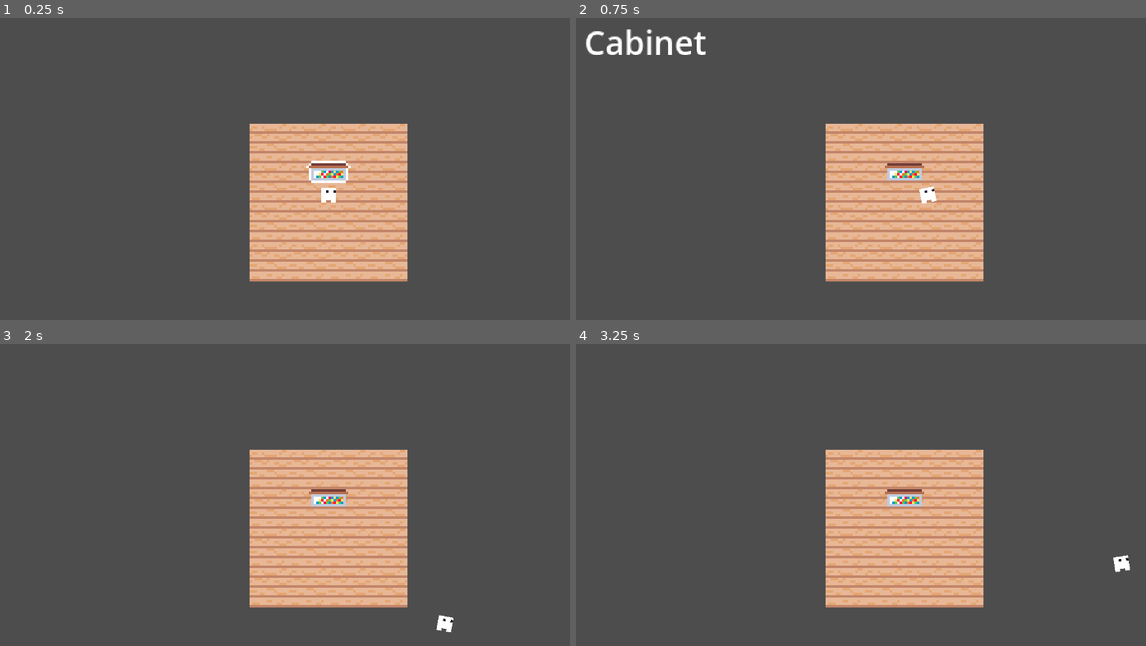
Above: before the commit, frames 1-4 (two rows, left to right).
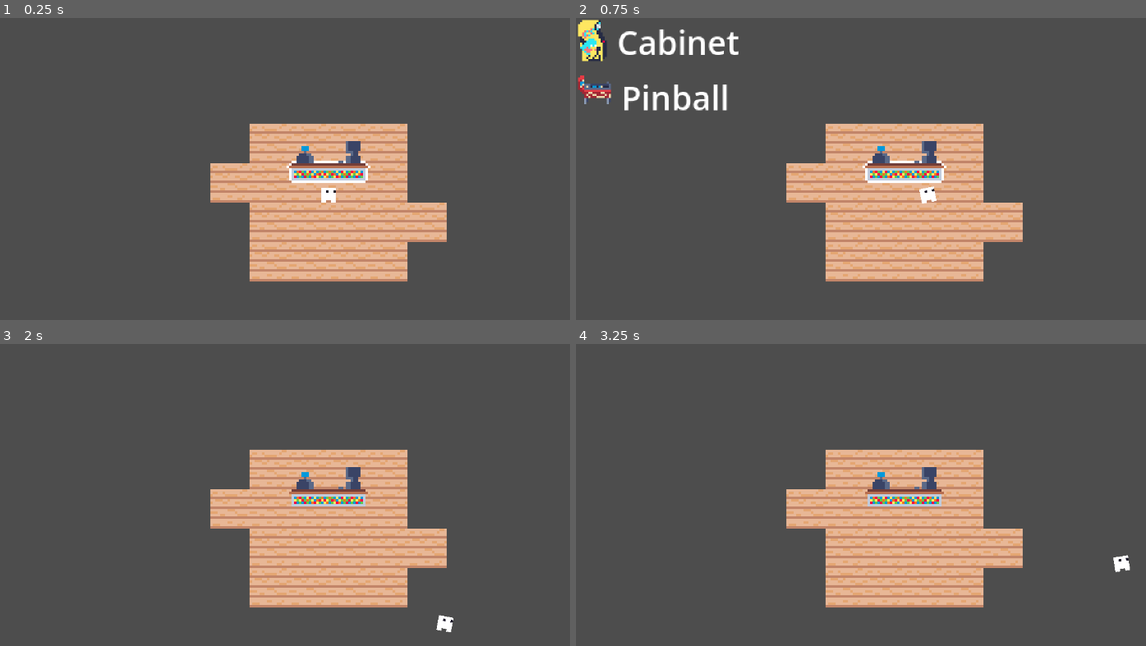
Above: after the commit, the same moments.

Repository: noahpete/arcade_manager
Game: Godot game, scene res://scenes/main/main.tscn
The game is run twice, just before and just after one commit, with the same random seed, the same clock (stepped at 60 frames per second) and the same inputs.
Inputs (mouse positions are in pixels of both pictures, inside the frame that each line leads up to):
- Up to frame 1 (0.25 s): no input
- Up to frame 2 (0.75 s): tap Enter at 0.5 s; move the mouse to (1049, 184) at 0.52 s; hold D (right) from 0.53 s (still down); hold E (interact) from 0.53 s (still down); click (1049, 184) at 0.67 s
- Up to frame 3 (2 s): move the mouse to (199, 546) at 1.27 s; release D (right) at 1.28 s; release E (interact) at 1.28 s; hold S (down) from 1.28 s (still down); tap E (interact) at 1.35 s; click (199, 546) at 1.42 s
- Up to frame 4 (3.25 s): move the mouse to (969, 446) at 2.02 s; release S (down) at 2.03 s; hold D (right) 2.03-2.78 s; hold E (interact) 2.03-2.78 s; tap I at 2.1 s; click (969, 446) at 2.17 s; move the mouse to (872, 603) at 2.77 s; hold W (up) from 2.78 s (still down); tap E (interact) at 2.85 s; click (872, 603) at 2.92 s

The runs differ from the first frame. In frame 1, 2.7% of the frame differs, in the area x 36-79%, y 40-75%; in frame 2, 5.5%, in the area x 0-79%, y 0-75%; in frame 3, 2.6%; in frame 4, 2.6%.

Commit message:
Big update

Diff:
--- a/project.godot
+++ b/project.godot
@@ -68,6 +68,12 @@
 "events": [Object(InputEventKey,"resource_local_to_scene":false,"resource_name":"","device":-1,"window_id":0,"alt_press …(192 unchanged characters)…
 ]
 }
+layout_accept={
+"deadzone": 0.2,
+"events": [Object(InputEventMouseButton,"resource_local_to_scene":false,"resource_name":"","device":-1,"window_id":0,"alt_pressed":false,"shift_pressed":false,"ctrl_pressed":false,"meta_pressed":false,"button_mask":1,"position":Vector2(550, 25),"global_position":Vector2(564, 98),"factor":1.0,"button_index":1,"canceled":false,"pressed":true,"double_click":false,"script":null)
+, Object(InputEventKey,"resource_local_to_scene":false,"resource_name":"","device":-1,"window_id":0,"alt_pressed":false,"shift_pressed":false,"ctrl_pressed":false,"meta_pressed":false,"pressed":false,"keycode":0,"physical_keycode":4194309,"key_label":0,"unicode":0,"location":0,"echo":false,"script":null)
+]
+}
 
 [layer_names]
 
--- a/resources/attraction_data/attraction_data.gd
+++ b/resources/attraction_data/attraction_data.gd
@@ -1,6 +1,7 @@
 class_name AttractionData
 extends Resource
 
+@export var id: String
 @export var title: String
 @export var texture: Texture2D
-@export var footprint: Vector2i
+@export var footprint: Vector2
--- a/resources/attraction_data/cabinet_data.tres
+++ b/resources/attraction_data/cabinet_data.tres
@@ -5,7 +5,8 @@
 
 [resource]
 script = ExtResource("1_tk25y")
+id = "cabinet"
 title = "Cabinet"
 texture = ExtResource("2_nvu68")
-footprint = Vector2i(1, 1)
+footprint = Vector2(1, 1)
 metadata/_custom_type_script = "uid://dtsu7xvs54tiq"
--- /dev/null
+++ b/resources/attraction_data/pinball_data.tres
@@ -0,0 +1,12 @@
+[gd_resource type="Resource" script_class="AttractionData" format=3 uid="uid://ceckyxmadexaw"]
+
+[ext_resource type="Script" uid="uid://dtsu7xvs54tiq" path="res://resources/attraction_data/attraction_data.gd" id="1_5olpk"]
+[ext_resource type="Texture2D" uid="uid://k1mvty5yh0i" path="res://assets/pinball.png" id="2_3wkjd"]
+
+[resource]
+script = ExtResource("1_5olpk")
+id = "pinball"
+title = "Pinball"
+texture = ExtResource("2_3wkjd")
+footprint = Vector2(1.5, 0.5)
+metadata/_custom_type_script = "uid://dtsu7xvs54tiq"
--- a/scenes/components/interactable_component/interactable_area_2d.tscn
+++ b/scenes/components/interactable_area_2d/interactable_area_2d.tscn
@@ -1,6 +1,6 @@
 [gd_scene format=3 uid="uid://b3vsbx44ke76r"]
 
-[ext_resource type="Script" uid="uid://8uxxwqq8t1na" path="res://scenes/components/interactable_component/interactable_area_2d.gd" id="1_6kege"]
+[ext_resource type="Script" uid="uid://8uxxwqq8t1na" path="res://scenes/components/interactable_area_2d/interactable_area_2d.gd" id="1_6kege"]
 
 [node name="InteractableArea2D" type="Area2D" unique_id=910820004]
 collision_layer = 2
--- a/scenes/entities/attractions/attraction.gd
+++ b/scenes/entities/attractions/attraction.gd
@@ -1,14 +1,39 @@
 class_name Attraction
 extends StaticBody2D
 
-@onready var interactable_component: InteractableArea2D = $InteractableComponent
+var _is_preview: bool = false
+
+@onready var interactable_area_2d: InteractableArea2D = $InteractableArea2D
 @onready var outlined_sprite_2d: OutlinedSprite2D = $OutlinedSprite2D
 
 
-func _init() -> void:
-	add_to_group("attractions")
+static func create_attraction(data: AttractionData, is_preview: bool = false) -> Attraction:
+	var attraction: Attraction = null
+	match data.id:
+		"cabinet":
+			attraction = Cabinet.create()
+		"pinball":
+			attraction = Pinball.create()
+		_:
+			push_error("Unknown Attraction id")
+	attraction._is_preview = is_preview
+	if not is_preview:
+		attraction.add_to_group("attractions")
+	return attraction
 
 
 func _ready() -> void:
-	interactable_component.focus_gained.connect(outlined_sprite_2d.set_outline.bind(true))
-	interactable_component.focus_lost.connect(outlined_sprite_2d.set_outline.bind(false))
+	interactable_area_2d.focus_gained.connect(outlined_sprite_2d.set_outline.bind(true))
+	interactable_area_2d.focus_lost.connect(outlined_sprite_2d.set_outline.bind(false))
+
+	if _is_preview:
+		enable_preview()
+
+
+func enable_preview() -> void:
+	collision_layer = 0
+	collision_mask = 0
+	interactable_area_2d.monitorable = false
+	interactable_area_2d.monitoring = false
+	interactable_area_2d.process_mode = Node.PROCESS_MODE_DISABLED
+	modulate = Color(1.0, 1.0, 1.0, 0.5)
--- a/scenes/entities/attractions/attraction.tscn
+++ b/scenes/entities/attractions/attraction.tscn
@@ -1,7 +1,7 @@
 [gd_scene format=3 uid="uid://bhgd4e180xjxp"]
 
 [ext_resource type="Script" uid="uid://caqldbbbglivr" path="res://scenes/entities/attractions/attraction.gd" id="1_0ih06"]
-[ext_resource type="PackedScene" uid="uid://b3vsbx44ke76r" path="res://scenes/components/interactable_component/interactable_area_2d.tscn" id="1_2k8gp"]
+[ext_resource type="PackedScene" uid="uid://b3vsbx44ke76r" path="res://scenes/components/interactable_area_2d/interactable_area_2d.tscn" id="1_2k8gp"]
 [ext_resource type="PackedScene" uid="uid://12t86xqrfn8" path="res://scenes/components/outlined_sprite_2d/outlined_sprite_2d.tscn" id="3_4t2vg"]
 
 [sub_resource type="Shader" id="Shader_vldwu"]
--- a/scenes/entities/attractions/cabinet/cabinet.gd
+++ b/scenes/entities/attractions/cabinet/cabinet.gd
@@ -1,9 +1,12 @@
 class_name Cabinet
 extends Attraction
 
+const SCENE: PackedScene = preload("uid://dhn2d2dn07kuc")
 
-func _init() -> void:
-	super()
+
+static func create() -> Cabinet:
+	var cabinet: Cabinet = SCENE.instantiate()
+	return cabinet
 
 
 func _ready() -> void:
--- a/scenes/entities/attractions/cabinet/cabinet.tscn
+++ b/scenes/entities/attractions/cabinet/cabinet.tscn
@@ -51,16 +51,20 @@
 [node name="Cabinet" unique_id=2089761166 instance=ExtResource("1_oxk3f")]
 script = ExtResource("2_63yb7")
 
-[node name="CollisionShape2D" parent="InteractableArea2D" parent_id_path=PackedInt32Array(1509468497) index="0" unique_id=2060555258]
+[node name="InteractableArea2D" parent="." index="0" unique_id=1509468497]
+position = Vector2(7, 0)
+
+[node name="CollisionShape2D" parent="InteractableArea2D" index="0" unique_id=2060555258]
 position = Vector2(4, -2)
 rotation = 1.5707964
 shape = SubResource("CapsuleShape2D_u5mym")
 
 [node name="OutlinedSprite2D" parent="." index="1" unique_id=891692175]
 material = SubResource("ShaderMaterial_h11m2")
+position = Vector2(7, 0)
 texture = ExtResource("2_k5403")
 offset = Vector2(-8, -21)
 
 [node name="CollisionShape2D" parent="." index="2" unique_id=591705046]
-position = Vector2(1.5, -4.5)
+position = Vector2(8.5, -4.5)
 shape = SubResource("RectangleShape2D_h11m2")
--- a/scenes/entities/attractions/pinball/pinball.gd
+++ b/scenes/entities/attractions/pinball/pinball.gd
@@ -1,9 +1,12 @@
 class_name Pinball
 extends Attraction
 
+const SCENE: PackedScene = preload("uid://cg4dh5fjx8iv3")
 
-func _init() -> void:
-	super()
+
+static func create() -> Pinball:
+	var pinball: Pinball = SCENE.instantiate()
+	return pinball
 
 
 func _ready() -> void:
--- a/scenes/entities/attractions/pinball/pinball.tscn
+++ b/scenes/entities/attractions/pinball/pinball.tscn
@@ -51,16 +51,20 @@
 [node name="PinballMachine" unique_id=2089761166 instance=ExtResource("1_m6idx")]
 script = ExtResource("2_c2uee")
 
-[node name="CollisionShape2D" parent="InteractableArea2D" parent_id_path=PackedInt32Array(1509468497) index="0" unique_id=2060555258]
+[node name="InteractableArea2D" parent="." index="0" unique_id=1509468497]
+position = Vector2(8, 0)
+
+[node name="CollisionShape2D" parent="InteractableArea2D" index="0" unique_id=2060555258]
 position = Vector2(4, -2)
 rotation = 1.5707964
 shape = SubResource("CapsuleShape2D_c2uee")
 
 [node name="OutlinedSprite2D" parent="." index="1" unique_id=891692175]
-material = SubResource("ShaderMaterial_kunkr")
+material = SubResource("ShaderMaterial_c2uee")
+position = Vector2(8, 0)
 texture = ExtResource("2_b7tij")
 offset = Vector2(-9, -15)
 
 [node name="CollisionShape2D" parent="." index="2" unique_id=591705046]
-position = Vector2(2.5, -4)
+position = Vector2(10.5, -4)
 shape = SubResource("RectangleShape2D_c2uee")
--- a/scenes/entities/counter/counter.tscn
+++ b/scenes/entities/counter/counter.tscn
@@ -1,16 +1,55 @@
 [gd_scene format=3 uid="uid://ddj6mda182wr1"]
 
 [ext_resource type="Script" uid="uid://732ebm42merr" path="res://scenes/entities/counter/counter.gd" id="1_ta5lq"]
-[ext_resource type="Texture2D" uid="uid://boky2r2t60xj4" path="res://assets/counter.png" id="2_2k8gp"]
-[ext_resource type="PackedScene" uid="uid://b3vsbx44ke76r" path="res://scenes/components/interactable_component/interactable_area_2d.tscn" id="2_u5mym"]
+[ext_resource type="PackedScene" uid="uid://b3vsbx44ke76r" path="res://scenes/components/interactable_area_2d/interactable_area_2d.tscn" id="2_u5mym"]
+[ext_resource type="Texture2D" uid="uid://cwsxm5d0vgckw" path="res://assets/counter_large.png" id="4_ta5lq"]
+[ext_resource type="Texture2D" uid="uid://dt8yekuo75cbj" path="res://assets/register.png" id="5_cm5n2"]
 [ext_resource type="PackedScene" uid="uid://12t86xqrfn8" path="res://scenes/components/outlined_sprite_2d/outlined_sprite_2d.tscn" id="5_u5mym"]
+[ext_resource type="Texture2D" uid="uid://v2hnvc5no7kk" path="res://assets/computer.png" id="6_mw0db"]
 
 [sub_resource type="CapsuleShape2D" id="CapsuleShape2D_2k8gp"]
 radius = 8.0
-height = 24.0
+height = 38.0
+
+[sub_resource type="Shader" id="Shader_vldwu"]
+code = "shader_type canvas_item;
+
+uniform vec4 outline_color : source_color = vec4(1.0, 1.0, 1.0, 1.0);
+uniform float outline_width : hint_range(0.0, 10.0) = 2.0;
+
+void fragment() {
+    vec4 col = texture(TEXTURE, UV);
+
+    // Check if the current pixel is transparent
+    if (col.a == 0.0) {
+        vec2 size = TEXTURE_PIXEL_SIZE * outline_width;
+
+        // Sample neighboring pixels (Up, Down, Left, Right)
+        float alpha = texture(TEXTURE, UV + vec2(0.0, size.y)).a;
+        alpha += texture(TEXTURE, UV - vec2(0.0, size.y)).a;
+        alpha += texture(TEXTURE, UV + vec2(size.x, 0.0)).a;
+        alpha += texture(TEXTURE, UV - vec2(size.x, 0.0)).a;
+
+        // If any neighbor is solid, draw the outline
+        if (alpha > 0.0) {
+            COLOR = outline_color;
+        } else {
+            COLOR = col;
+        }
+    } else {
+        COLOR = col;
+    }
+}
+"
+
+[sub_resource type="ShaderMaterial" id="ShaderMaterial_cm5n2"]
+resource_local_to_scene = true
+shader = SubResource("Shader_vldwu")
+shader_parameter/outline_color = Color(1, 1, 1, 0)
+shader_parameter/outline_width = 1.0000000475
 
 [sub_resource type="RectangleShape2D" id="RectangleShape2D_2k8gp"]
-size = Vector2(12, 4)
+size = Vector2(28, 4)
 
 [node name="Counter" type="StaticBody2D" unique_id=2089761166]
 collision_layer = 16
@@ -25,9 +64,22 @@
 shape = SubResource("CapsuleShape2D_2k8gp")
 
 [node name="OutlinedSprite2D" parent="." unique_id=891692175 instance=ExtResource("5_u5mym")]
-texture = ExtResource("2_2k8gp")
-offset = Vector2(-9, -8)
+material = SubResource("ShaderMaterial_cm5n2")
+texture = ExtResource("4_ta5lq")
+offset = Vector2(-17, -8)
 
 [node name="CollisionShape2D" type="CollisionShape2D" parent="." unique_id=591705046]
 position = Vector2(0, -3)
 shape = SubResource("RectangleShape2D_2k8gp")
+
+[node name="Register" type="Sprite2D" parent="." unique_id=1890007178]
+position = Vector2(-10, -7)
+texture = ExtResource("5_cm5n2")
+centered = false
+offset = Vector2(-4, -8)
+
+[node name="Computer" type="Sprite2D" parent="." unique_id=678191065]
+position = Vector2(9, -7)
+texture = ExtResource("6_mw0db")
+centered = false
+offset = Vector2(-6, -10)
--- /dev/null
+++ b/scenes/main/floor.gd
@@ -0,0 +1 @@
+extends TileMapLayer
--- a/scenes/main/main.gd
+++ b/scenes/main/main.gd
@@ -1,4 +1,64 @@
 class_name Main
 extends Node
 
-@onready var world: World = $World
+var state_machine: StateMachine = StateMachine.new()
+var current_state: String:
+	get:
+		return state_machine.current_state
+	set(value):
+		state_machine.change_state(Callable.create(self, value))
+
+var _grid_size: int
+
+@onready var player: Player = %Player
+@onready var grid_tile_map_layer: TileMapLayer = %Floor
+@onready var y_sort_root: Node2D = $World/YSortRoot
+
+
+func _init() -> void:
+	state_machine.add_states(_state_free, _enter_state_free, Callable())
+	state_machine.add_states(_state_layout, _enter_state_layout, Callable())
+
+
+func _ready() -> void:
+	Events.attraction_menu_option_selected.connect(_on_attraction_menu_option_selected)
+	Events.attraction_place_requeseted.connect(_on_attraction_place_requested)
+	state_machine.set_initial_state(_state_free)
+	_grid_size = grid_tile_map_layer.tile_set.tile_size.x
+
+
+func _process(delta: float) -> void:
+	state_machine.update(delta)
+
+
+func _state_free(_delta: float) -> void:
+	pass
+
+
+func _enter_state_free() -> void:
+	player.set_physics_process(true)
+
+
+func _state_layout(_delta: float) -> void:
+	pass
+
+
+func _enter_state_layout() -> void:
+	player.set_physics_process(false)
+
+
+func _on_attraction_menu_option_selected(data: AttractionData) -> void:
+	current_state = "_state_layout"
+
+
+func _on_attraction_place_requested(data: AttractionData, cell: Vector2i) -> void:
+	# TODO: check if can place
+	var can_place: bool = true
+	if not can_place:
+		return
+
+	current_state = "_state_free"
+
+	var attraction: Attraction = Attraction.create_attraction(data)
+	attraction.global_position = cell * _grid_size
+	y_sort_root.add_child(attraction)
--- a/scenes/main/main.tscn
+++ b/scenes/main/main.tscn
@@ -5,6 +5,7 @@
 [ext_resource type="Texture2D" uid="uid://0kqfowgatfdc" path="res://assets/tilemap.png" id="2_iuonh"]
 [ext_resource type="PackedScene" uid="uid://ddj6mda182wr1" path="res://scenes/entities/counter/counter.tscn" id="2_k2fmo"]
 [ext_resource type="Script" uid="uid://d08767visd72u" path="res://scenes/main/world.gd" id="2_ow5a4"]
+[ext_resource type="Script" uid="uid://cmtvajmv8aw1g" path="res://scenes/main/floor.gd" id="4_hujxm"]
 [ext_resource type="PackedScene" uid="uid://c1fqr183qsvxj" path="res://scenes/ui/attraction_menu/attraction_menu.tscn" id="7_hujxm"]
 
 [sub_resource type="TileSetAtlasSource" id="TileSetAtlasSource_k2fmo"]
@@ -27,16 +28,18 @@
 
 [node name="Floor" type="TileMapLayer" parent="World/TileMap" unique_id=434054797]
 unique_name_in_owner = true
-tile_map_data = PackedByteArray("AAD/////AAAAAAAAAAD//wAAAAA …(191 unchanged characters)… AAAAAAAAABAP7/AAAAAAAAAAABAAEAAAAAAAAAAAA=")
+tile_map_data = PackedByteArray("AAD/////AAAAAAAAAAD//wAAAAA …(191 unchanged characters)… AAAAAAAAABAP7/AAAAAAAAAAABAAEAAAAAAAAAAAD9////AAAAAAAAAAACAAAAAAAAAAAAAAA=")
 tile_set = SubResource("TileSet_hyk8p")
+script = ExtResource("4_hujxm")
 
 [node name="YSortRoot" type="Node2D" parent="World" unique_id=1173161168]
 y_sort_enabled = true
 
+[node name="Player" parent="World/YSortRoot" unique_id=946345545 instance=ExtResource("1_hyk8p")]
+unique_name_in_owner = true
+
 [node name="Counter" parent="World/YSortRoot" unique_id=2089761166 instance=ExtResource("2_k2fmo")]
 position = Vector2(0, -9)
-
-[node name="Player" parent="World/YSortRoot" unique_id=946345545 instance=ExtResource("1_hyk8p")]
 
 [node name="UI" type="CanvasLayer" parent="." unique_id=2112652605]
 
--- /dev/null
+++ b/scenes/main/scripts/grid_manager.gd
@@ -0,0 +1,4 @@
+class_name GridManager
+extends Node
+
+@export var _floor: TileMapLayer
--- a/scenes/main/world.gd
+++ b/scenes/main/world.gd
@@ -1,31 +1,2 @@
 class_name World
 extends Node2D
-
-@onready var floor_layer: TileMapLayer = $TileMap/Floor
-@onready var y_sort_root: Node2D = $YSortRoot
-
-var occupied: Dictionary[Vector2i, Node2D] = { }
-
-
-func world_to_cell(world_pos: Vector2) -> Vector2i:
-	return floor_layer.local_to_map(floor_layer.to_local(world_pos))
-
-
-func cell_to_world(cell: Vector2i) -> Vector2:
-	return floor_layer.to_global(floor_layer.map_to_local(cell))
-
-
-func can_place_prop(cell: Vector2i) -> bool:
-	return floor_layer.get_cell_source_id(cell) != -1 and not occupied.has(cell)
-
-
-func place_prop(prop: StaticBody2D, cell: Vector2i) -> void:
-	if not can_place_prop(cell):
-		return
-	y_sort_root.add_child(prop)
-	prop.global_position = cell_to_world(cell)
-	occupied[cell] = prop
-	prop.tree_exited.connect(
-		func():
-			occupied.erase(cell),
-	)
--- a/scenes/player/player.gd
+++ b/scenes/player/player.gd
@@ -4,8 +4,8 @@
 const MAX_MOVE_SPEED: float = 60.0
 const BLEND_SPEED: float = 8.0
 
-@onready var animation_tree: AnimationTree = $AnimationTree
-@onready var visuals: Node2D = $Visuals
+@onready var _animation_tree: AnimationTree = $AnimationTree
+@onready var _visuals: Node2D = $Visuals
 
 
 func _physics_process(delta: float) -> void:
@@ -19,12 +19,12 @@
 
 func _update_visuals(delta: float, movement_vector: Vector2) -> void:
 	var target_blend: float = 1.0 if movement_vector.length() > 0.0 else 0.0
-	var current_blend: float = animation_tree["parameters/movement/blend_position"]
-	animation_tree["parameters/movement/blend_position"] = move_toward(
+	var current_blend: float = _animation_tree["parameters/movement/blend_position"]
+	_animation_tree["parameters/movement/blend_position"] = move_toward(
 		current_blend,
 		target_blend,
 		BLEND_SPEED * delta,
 	)
 
 	if not movement_vector.x == 0.0:
-		visuals.scale.x = 1 if movement_vector.x >= 0 else -1
+		_visuals.scale.x = 1 if movement_vector.x >= 0 else -1
--- a/scenes/ui/attraction_menu/attraction_menu.gd
+++ b/scenes/ui/attraction_menu/attraction_menu.gd
@@ -52,4 +52,4 @@
 
 
 func _on_option_selected(data: AttractionData) -> void:
-	print("Attraction: ", data.title)
+	Events.attraction_menu_option_selected.emit(data)
--- a/scenes/ui/attraction_menu/attraction_menu.tscn
+++ b/scenes/ui/attraction_menu/attraction_menu.tscn
@@ -3,8 +3,9 @@
 [ext_resource type="Script" uid="uid://cuvqalme4swk7" path="res://scenes/ui/attraction_menu/attraction_menu.gd" id="1_xkgjh"]
 [ext_resource type="Script" uid="uid://dtsu7xvs54tiq" path="res://resources/attraction_data/attraction_data.gd" id="2_8numt"]
 [ext_resource type="Resource" uid="uid://bgomwm5w2el4" path="res://resources/attraction_data/cabinet_data.tres" id="3_2qnvw"]
+[ext_resource type="Resource" uid="uid://ceckyxmadexaw" path="res://resources/attraction_data/pinball_data.tres" id="4_2qnvw"]
 
 [node name="AttractionMenu" type="VBoxContainer" unique_id=893656229]
 size_flags_horizontal = 0
 script = ExtResource("1_xkgjh")
-attractions = Array[ExtResource("2_8numt")]([ExtResource("3_2qnvw")])
+attractions = Array[ExtResource("2_8numt")]([ExtResource("3_2qnvw"), ExtResource("4_2qnvw")])
--- a/scenes/ui/attraction_menu_option/attraction_menu_option.gd
+++ b/scenes/ui/attraction_menu_option/attraction_menu_option.gd
@@ -5,26 +5,27 @@
 
 signal selected(data: AttractionData)
 
-@onready var icon: TextureRect = $Icon
-@onready var title: Label = $Details/Title
+var _data: AttractionData
 
-var data: AttractionData
+@onready var _icon: TextureRect = $Icon
+@onready var _title: Label = $Details/Title
 
 
-static func create(attraction_data: AttractionData) -> AttractionMenuOption:
+static func create(data: AttractionData) -> AttractionMenuOption:
 	var option: AttractionMenuOption = SCENE.instantiate()
-	option.data = attraction_data
+	option._data = data
 	return option
 
 
 func _ready() -> void:
-	if data:
-		icon.texture = data.texture
-		title.text = data.title
+	if _data:
+		_icon.texture = _data.texture
+		_title.text = _data.title
 
 
 func _gui_input(event):
 	match event.get_class():
 		"InputEventMouseButton":
 			if event.button_index == MOUSE_BUTTON_LEFT and event.pressed:
-				selected.emit(data)
+				selected.emit(_data)
+				accept_event()
--- a/scripts/autoloads/events.gd
+++ b/scripts/autoloads/events.gd
@@ -1,5 +1,11 @@
 extends Node
 
+## UI
 signal attraction_menu_toggle_requested()
 signal attraction_menu_open_requested()
 signal attraction_menu_close_requested()
+signal attraction_menu_option_selected(data: AttractionData)
+
+# Layout Mode
+signal attraction_place_requeseted(data: AttractionData, cell: Vector2i)
+signal attraction_placed()
--- /dev/null
+++ b/scripts/state.gd
@@ -0,0 +1,18 @@
+class_name State
+extends Node
+
+
+func enter(_msg: Dictionary = { }) -> void:
+	pass
+
+
+func exit() -> void:
+	pass
+
+
+func unhandled_input(_event: InputEvent) -> void:
+	pass
+
+
+func physics_process(_delta: float) -> void:
+	pass
--- /dev/null
+++ b/scripts/state_machine.gd
@@ -0,0 +1,50 @@
+class_name StateMachine
+
+var current_state: String
+
+var _state_dictionary = { }
+
+
+func add_states(
+	normal_state_callable: Callable,
+	enter_state_callable: Callable,
+	leave_state_callable: Callable,
+):
+	_state_dictionary[normal_state_callable.get_method()] = {
+		"normal": normal_state_callable,
+		"enter": enter_state_callable,
+		"leave": leave_state_callable,
+	}
+
+
+func set_initial_state(state_callable: Callable):
+	var state_name = state_callable.get_method()
+	if _state_dictionary.has(state_name):
+		_set_state(state_name)
+	else:
+		push_warning("No state with name " + state_name)
+
+
+func update(delta: float):
+	if current_state != null:
+		(_state_dictionary[current_state].normal as Callable).call(delta)
+
+
+func change_state(state_callable: Callable):
+	var state_name = state_callable.get_method()
+	if _state_dictionary.has(state_name):
+		_set_state.call_deferred(state_name)
+	else:
+		push_warning("No state with name " + state_name)
+
+
+func _set_state(state_name: String):
+	if current_state:
+		var leave_callable = _state_dictionary[current_state].leave as Callable
+		if !leave_callable.is_null():
+			leave_callable.call()
+
+	current_state = state_name
+	var enter_callable = _state_dictionary[current_state].enter as Callable
+	if !enter_callable.is_null():
+		enter_callable.call()
Binary file added: assets/computer.png
Not shown, added: assets/computer.png.import
Binary file added: assets/counter_large.png
Not shown, added: assets/counter_large.png.import
Binary file added: assets/register.png
Not shown, added: assets/register.png.import
Renamed: scenes/components/interactable_component/interactable_area_2d.gd -> scenes/components/interactable_area_2d/interactable_area_2d.gd
Renamed: scenes/components/interactable_component/interactable_area_2d.gd.uid -> scenes/components/interactable_area_2d/interactable_area_2d.gd.uid
Not shown: 1 places in scenes/entities/attractions/pinball/pinball.tscn that only renumber resources
Not shown, added: scenes/main/floor.gd.uid
Not shown, added: scenes/main/scripts/grid_manager.gd.uid
Not shown, added: scripts/state.gd.uid
(and 2 more such lines)
